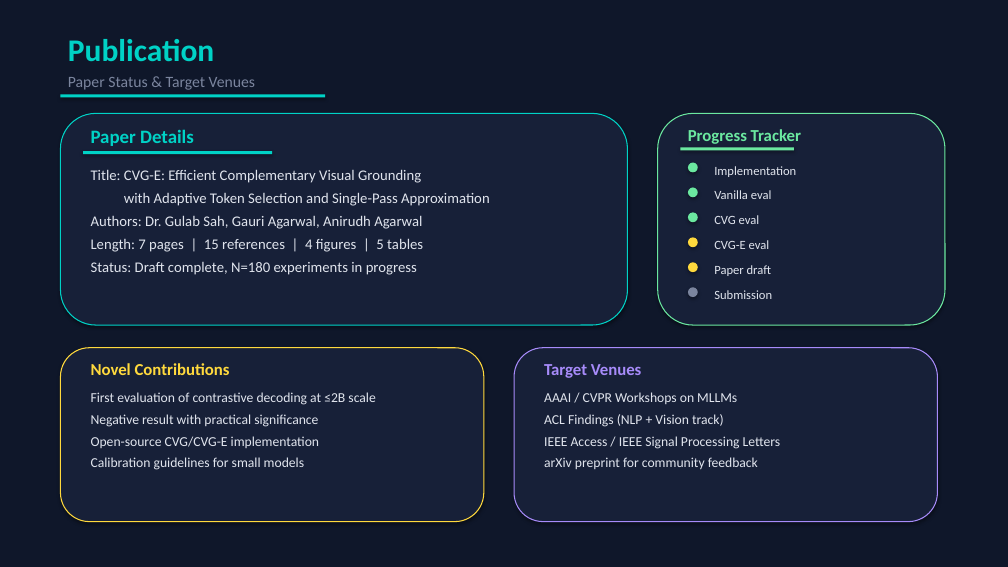
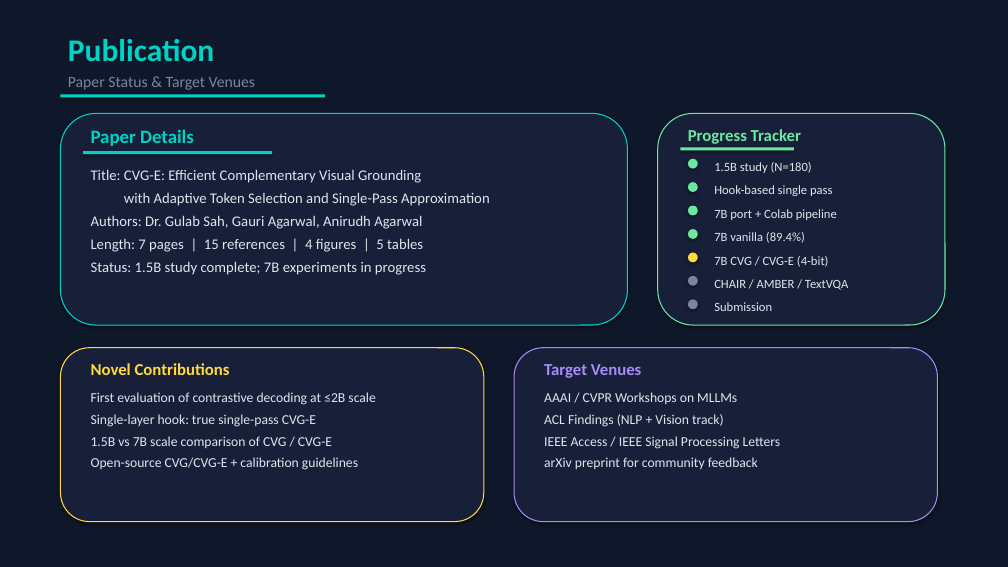
Before and after one commit to gauriiiiiiiiiiii/CVG_faithful_mllm, a slide deck: slide 13 of documentation/CVG-E_Research_Presentation.pptx (slide 12 before the commit). Drawn at 1008x567 pixels with LibreOffice and Linux fonts; fonts in the diff are those of the drawing. Boxes give left, top, right and bottom in pixels: in the first picture for what was removed or moved away, otherwise in the second. Text is boxed around its words. In the diff, an @@ line names an element or a change of style, - is before the commit and + after.

```diff
--- a/documentation/CVG-E_Research_Presentation.pptx
+++ b/documentation/CVG-E_Research_Presentation.pptx
@@ text removed at (x1=714, y1=166, x2=796, y2=177) @@
-Implementation
@@ text added at (x1=714, y1=162, x2=812, y2=173), 12 pt, text #E0E4ED @@
+1.5B study (N=180)
@@ 3 ellipses moved together from (x1=688, y1=163, x2=698, y2=222) to (x1=688, y1=159, x2=698, y2=216) @@
@@ text added at (x1=714, y1=185, x2=832, y2=196), 12 pt, text #E0E4ED @@
+Hook-based single pass
@@ text added at (x1=714, y1=209, x2=837, y2=220), 12 pt, text #E0E4ED @@
+7B port + Colab pipeline
@@ 3 ellipses moved together from (x1=688, y1=237, x2=698, y2=297) to (x1=688, y1=229, x2=698, y2=286) @@
@@ ellipse at (x1=688, y1=229, x2=698, y2=239): fill #FFD93D to #6BE8A0 @@
@@ text at (x1=714, y1=232, x2=805, y2=243): text changed @@
-Vanilla eval
+7B vanilla (89.4%)
@@ text removed at (x1=714, y1=215, x2=760, y2=224) @@
-CVG eval
@@ text at (x1=91, y1=261, x2=426, y2=275): text changed @@
-Status: Draft complete, N=180 experiments in progress
+Status: 1.5B study complete; 7B experiments in progress
@@ text at (x1=714, y1=256, x2=829, y2=267): text changed @@
-CVG-E eval
+7B CVG / CVG-E (4-bit)
@@ text removed at (x1=714, y1=265, x2=771, y2=276) @@
-Paper draft
@@ ellipse added at (x1=688, y1=299, x2=698, y2=309), fill #7B859E @@
@@ text "Submission" moved from (x1=714, y1=290, x2=772, y2=299) to (x1=714, y1=302, x2=772, y2=311) @@
@@ text added at (x1=714, y1=280, x2=848, y2=290), 12 pt, text #E0E4ED @@
+CHAIR / AMBER / TextVQA
@@ text at (x1=91, y1=414, x2=358, y2=470): text changed @@
-Negative result with practical significance
-Open-source CVG/CVG-E implementation
-Calibration guidelines for small models
+Single-layer hook: true single-pass CVG-E
+1.5B vs 7B scale comparison of CVG / CVG-E
+Open-source CVG/CVG-E + calibration guidelines
```
Also in this commit, not shown: 3 other slides changed, 1 slide added, 38 other files.
